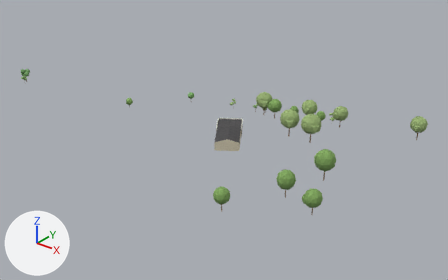
One commit to the glTF model viewer/districts/2020-kiel/chunks/c_-6_-1.glb: the scene before it, then after it.
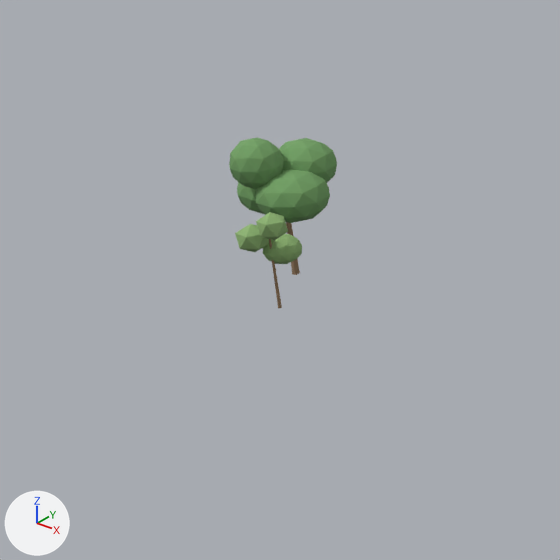
The first picture shows the older version from a 50 mm camera at (-1215.5, -216.2, 104.5) aimed at (-1358.9, -36.9, -6.7). The close-ups show the older and then the newer version on the part from 0% to 11% of the width and 20% to 38% of the height of that picture. Only the edits that show in the close-ups are written down. Lighting does not change. The marker at lower left points along +X, +Y and +Z. Where no turn or scale is listed for an object, it has been applied to the vertices.

The first close-up shows 'tree_11335', 'tree_open_0'.
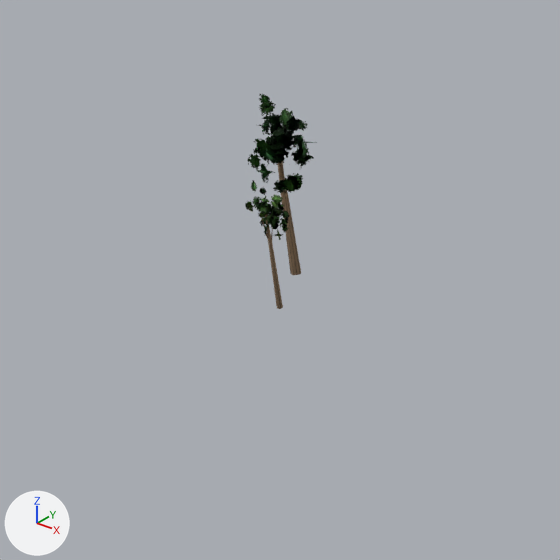
Edits to the bpy script that builds the scene:
```text
Add img_leaf_atlas:
    img_leaf_atlas = load_image('leaf_atlas', '_unpacked/leaf_atlas', 512, 512, 'sRGB')
Add mat_canopy_tree:
    mat_canopy_tree = bpy.data.materials.new('canopy_tree')
    # uses the picture img_leaf_atlas
Add me_tree_open_young:
    me_tree_open_young.from_pydata(...)  # 221 vertices, 136 faces; spans x -0.39..0.39, y -0.33..0.33, z -1.0..1.0
    me_tree_open_young.materials.append(mat_canopy_tree)
Add me_tree_irregular_young:
    me_tree_irregular_young.from_pydata(...)  # 269 vertices, 160 faces; spans x -1.96..2.07, y -1.91..1.73, z -4.07..4.07
    me_tree_irregular_young.materials.append(mat_canopy_tree)
Remove ob_tree_11335:
    ob_tree_11335 = bpy.data.objects.new('tree_11335', me_tree_irregular_1)
    ob_tree_11335.location = (-1464.42, -56.16, 3.19)
Remove ob_tree_open_0:
    ob_tree_open_0 = bpy.data.objects.new('tree_open_0', me_tree_open_0)
    ob_tree_open_0.parent = ob_trees__6__1_3
    ob_tree_open_0.location = (-121.8, -43.98, 2.248)
    ob_tree_open_0.rotation_euler = (0.0, 0.0, 1.565)  # degrees (0, 0, 90)
    ob_tree_open_0.scale = (2.72, 2.72, 2.25)
Add ob_tree_open_young_003:
    ob_tree_open_young_003 = bpy.data.objects.new('tree_open_young.003', me_tree_open_young)
    ob_tree_open_young_003.parent = ob_trees__6__1_2
    ob_tree_open_young_003.location = (-121.9, -43.98, 2.919)
    ob_tree_open_young_003.rotation_euler = (0.0, 0.0, 1.565)  # degrees (0, 0, 90)
    ob_tree_open_young_003.scale = (2.65, 2.65, 2.92)
Add ob_tree_11475:
    ob_tree_11475 = bpy.data.objects.new('tree_11475', me_tree_irregular_young)
    ob_tree_11475.location = (-1464.46, -56.13, 4.07)
```

Pixel boxes [x1, y1, x2, y2] of what changed, in the close-ups (560 x 560 px):
'tree_11335', deleted (green): before [229, 137, 337, 275]
'tree_11475', added: after [248, 94, 317, 275]
'tree_open_0', deleted (green): before [235, 212, 302, 308]
'tree_open_young.003', added: after [245, 180, 290, 309]
